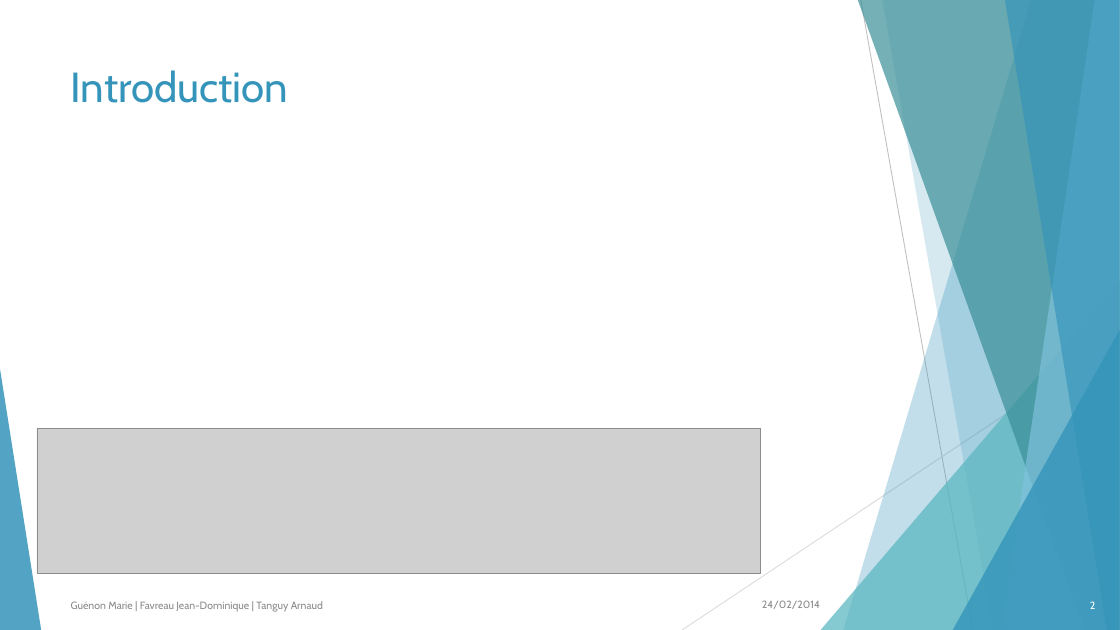
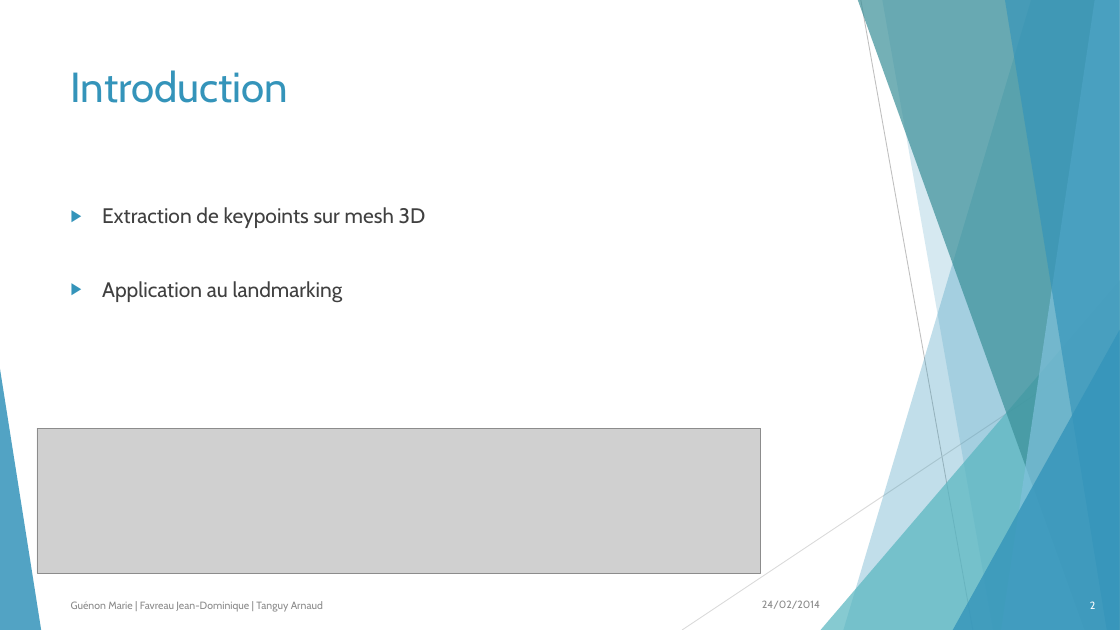
Before and after one commit to allaeia/indexation_image, a slide deck: slide 2 of article.pptx. Drawn at 1120x630 pixels with LibreOffice and Linux fonts; fonts in the diff are those of the drawing; grey boxes stand for pictures. Boxes give left, top, right and bottom in pixels: in the first picture for what was removed or moved away, otherwise in the second. Text is boxed around its words. In the diff, an @@ line names an element or a change of style, - is before the commit and + after.

```diff
--- a/article.pptx
+++ b/article.pptx
@@ text added at (102, 207, 426, 302), 18 pt, text #404040 @@
+▶ Extraction de keypoints sur mesh 3D
+▶ Application au landmarking
```
Also in this commit, not shown: 1 other slide changed, 2 other files.
